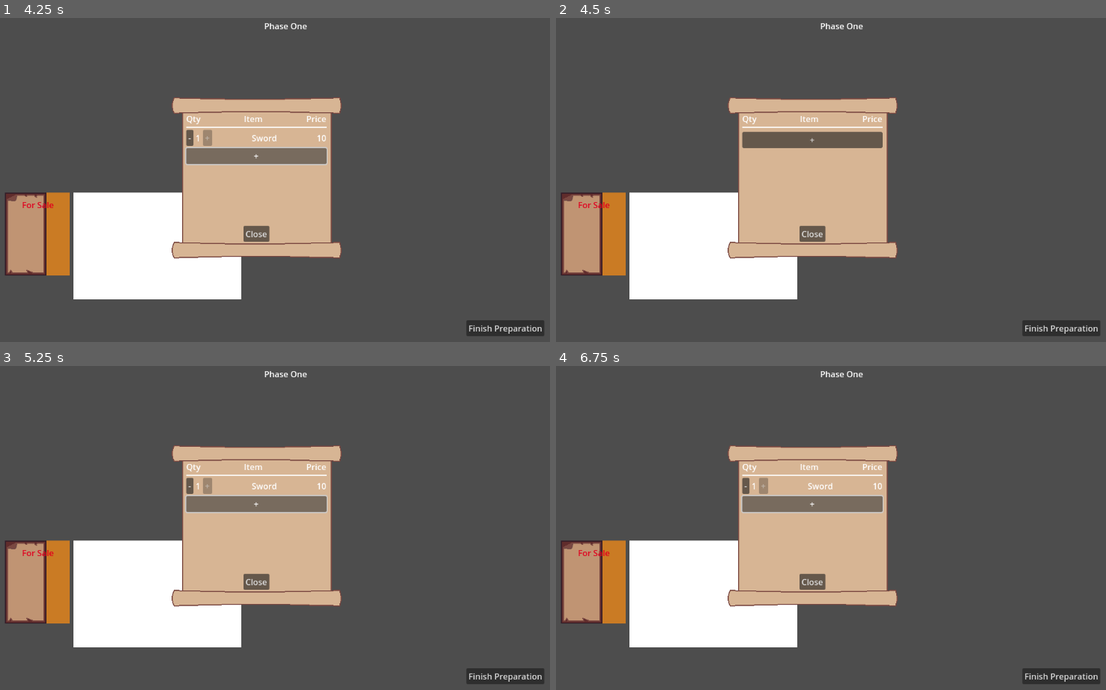
Above: before the commit, frames 1-4 (two rows, left to right).
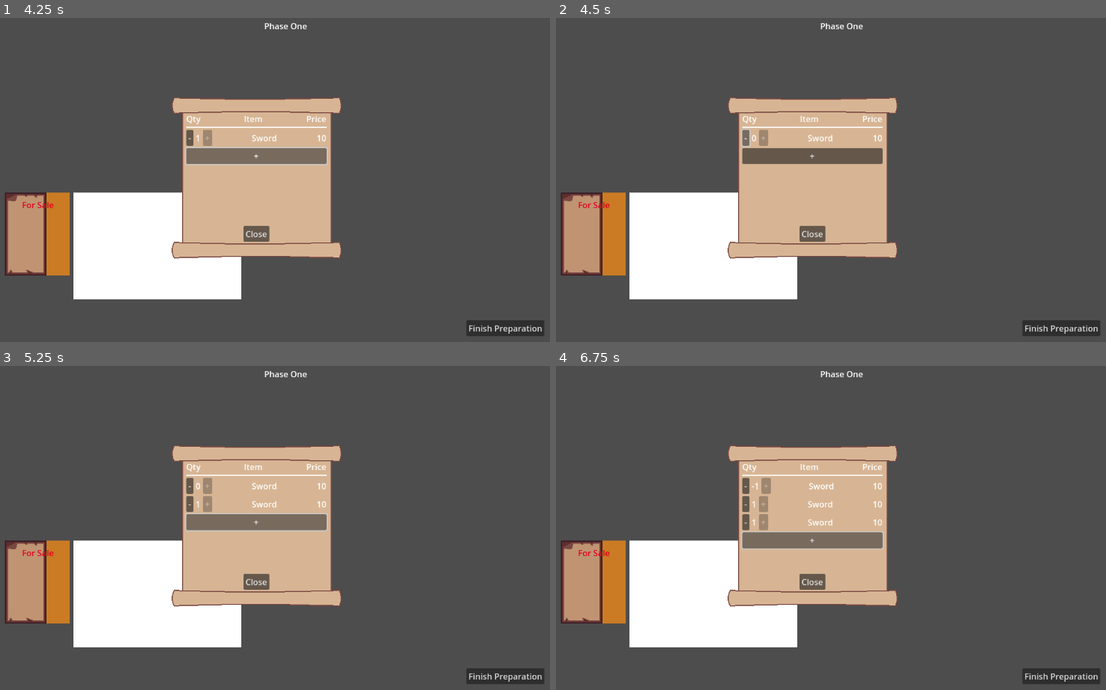
Above: after the commit, the same moments.

Repository: Missingreference/LDJam-58-Game
Game: Godot game, scene res://scenes/game.tscn
Same seed, same stepped clock (60 frames per second), same inputs: the game is played once before the commit and once after it.
Inputs (mouse positions are in pixels of both pictures, inside the frame that each line leads up to):
- Up to frame 1 (4.25 s): click "Finish Preparation" at 0.5 s; click "Finish Preparation" at 1.25 s; click "Finish Preparation" at 2 s; tap Enter at 2.75 s; move the mouse to (38, 235) at 2.77 s; click (38, 235) at 2.92 s; click "+" at 3.5 s
- Up to frame 2 (4.5 s): click "-" at 4.25 s
- Up to frame 3 (5.25 s): click "+" at 5 s
- Up to frame 4 (6.75 s): click "-" at 5.75 s; click "+" at 6.5 s

Frame 1 is identical in both runs. In frame 2, 2.5% of the frame differs, in the area x 33-60%, y 34-46%; in frame 3, 2.8%; in frame 4, 3.2%, in the area x 33-60%, y 34-57%.
Error after the commit: Assertion failed: Inconsistent item quantity between inventory and shop menu (1) (res://scripts/shop_menu_edit.gd:57)

Commit message:
Fix bug: forgot to update 'store_items' when adding and removing from inventory

Diff:
--- a/scripts/shop_menu_edit.gd
+++ b/scripts/shop_menu_edit.gd
@@ -51,11 +51,15 @@
 
 func _item_quantity_changed(change_amount, edit_item: ShopMenuEditItem, item: Item):
     # Update warehouse inventory
+    # NOTE: assuming we only ever change by an amount of -1 or +1
     if change_amount < 0:
+        var success = self.game_data.shop_items.RemoveItem(item)
+        assert(success, "Inconsistent item quantity between inventory and shop menu (1)")
         self.game_data.inventory.AddItem(item)
     elif change_amount > 0:
         var success = self.game_data.inventory.RemoveItem(item)
-        assert(success, "Inconsistent item quantity between inventory and shop menu")
+        assert(success, "Inconsistent item quantity between inventory and shop menu (2)")
+        self.game_data.shop_items.AddItem(item)
 
     # Update button state based on item count available
     var item_count = self.game_data.inventory.GetItemCount(item)
--- a/scripts/shop_menu_small.gd
+++ b/scripts/shop_menu_small.gd
@@ -46,16 +46,13 @@
 
     # If running scene standalone
     if get_tree().current_scene == self:
-        # Center in viewport
-        # var viewport_center = get_viewport().get_visible_rect().size / 2.0
-        # self.global_position = viewport_center
-
         # Test data
         var game_data = GameData.new()
         set_game_data(game_data)
 
         game_data.inventory = Inventory.create_default_inventory()
         var potion = game_data.inventory.RemoveItem(Item.Create("Potion"))
+        print("Adding shop item")
         game_data.shop_items.AddItem(potion)
 
 
